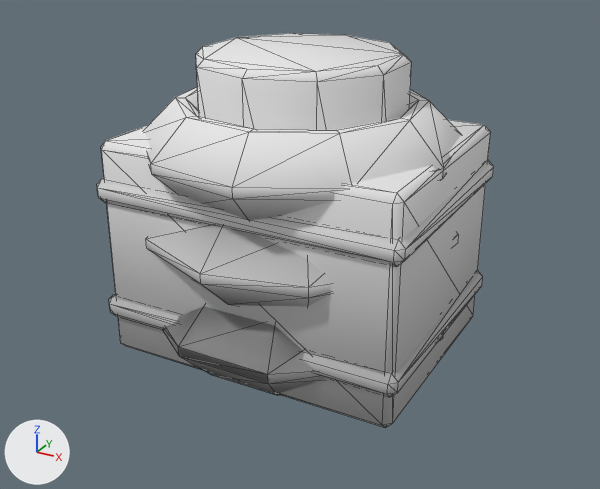
One commit to the glTF model assets/models/props_junk.glb: the scene before it, then after it.
Camera for both pictures: a camera (50 mm lens) standing at (1.101, -2.008, 1.306) and looking at (0.021, -0.046, 0.325). Every picture has the same lights, and +X, +Y and +Z are marked at lower left. The first picture is the older version. Mesh edges are drawn as thin lines.

Names of what the first picture shows: 'Barrel_A', 'Crate_A', 'TyreStack'.
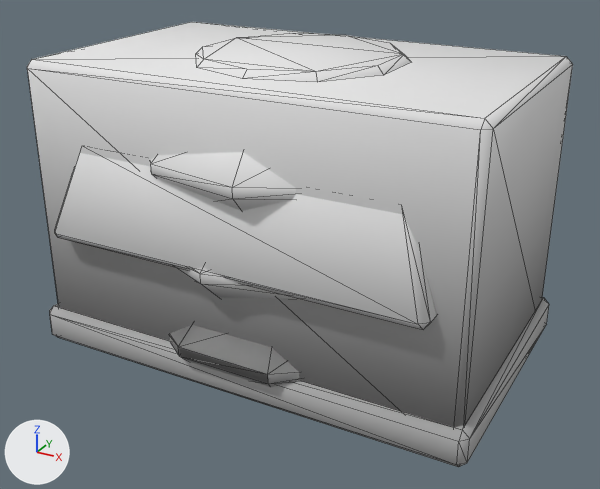
What differs and where, as boxes (x1, y1, x2, y2) in the pictures (600 x 489 px):
'Container_A', added: after (27, 22, 573, 467)
'Tarp_A', added: after (55, 153, 436, 330)
'Crate_A', unchanged, covered by the edit: before (97, 120, 494, 428)
'TyreStack', unchanged, covered by the edit: before (144, 87, 461, 395); after (150, 152, 299, 387)

The change in detail:
Mesh me_tarp_a is new.
It has 48 vertices, 88 faces and spans x -0.566..0.566, y -0.448..0.448, z 0.0..0.665.
It uses material mat_paletteatlas.
Mesh me_container_a is new.
It has 48 vertices, 88 faces and spans x -0.67..0.67, y -0.41..0.41, z 0.0..0.86.
It uses material mat_paletteatlas.
Object 'Tarp_A' (ob_tarp_a) is new; it shows me_tarp_a.
Its location is (0.0, 0.0, 0.0).
Object 'Container_A' (ob_container_a) is new; it shows me_container_a.
Its location is (0.0, 0.0, 0.0).
